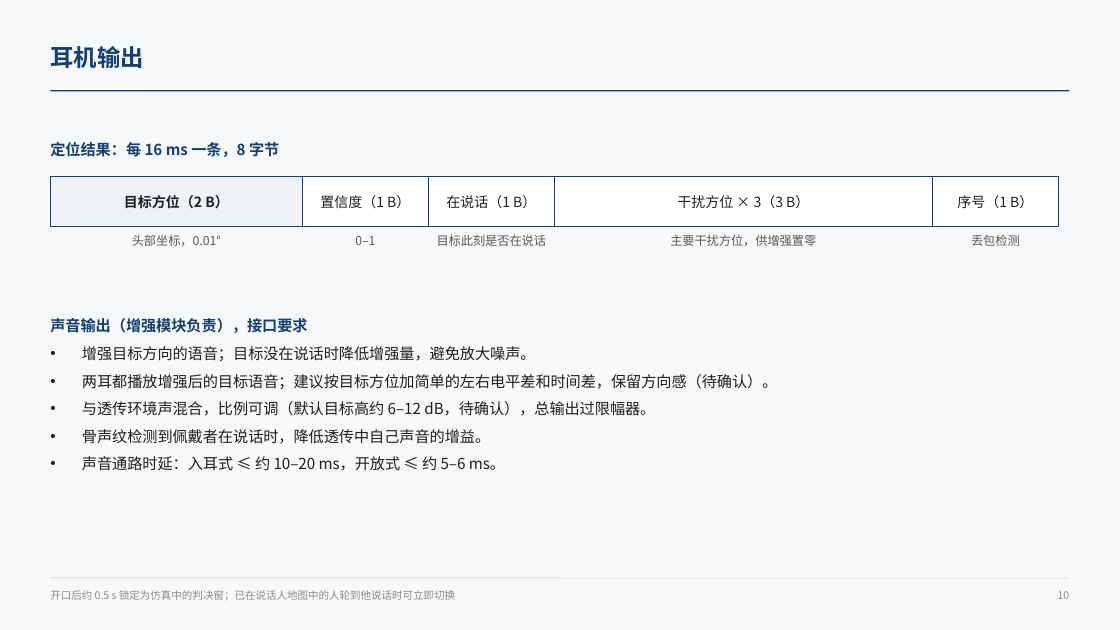
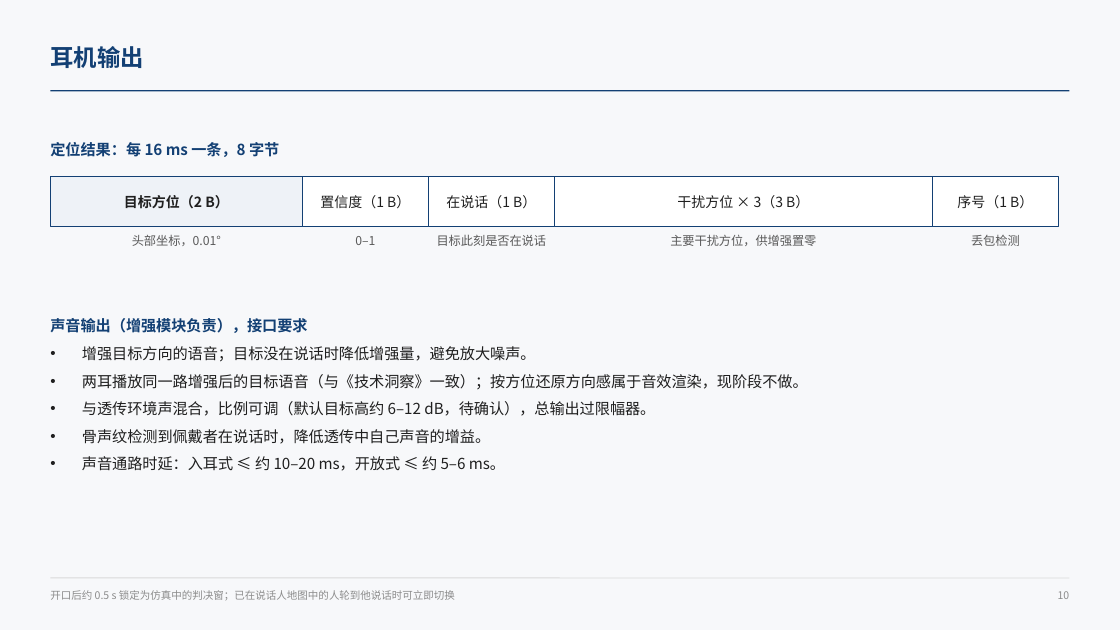
Before and after one commit to ZeroFoxxi/ssl-scene1, a slide deck: slide 10 of 02_耳机声源定位/耳机摄像头听觉辅助_整体设计方案.pptx. Drawn at 1120x630 pixels with LibreOffice and Linux fonts; fonts in the diff are those of the drawing. Boxes give left, top, right and bottom in pixels: in the first picture for what was removed or moved away, otherwise in the second. Text is boxed around its words. In the diff, an @@ line names an element or a change of style, - is before the commit and + after.

```diff
--- a/02_耳机声源定位/耳机摄像头听觉辅助_整体设计方案.pptx
+++ b/02_耳机声源定位/耳机摄像头听觉辅助_整体设计方案.pptx
@@ text at [82,374,808,390]: text changed @@
-• 两耳都播放增强后的目标语音；建议按目标方位加简单的左右电平差和时间差，保留方向感（待确认）。
+• 两耳播放同一路增强后的目标语音（与《技术洞察》一致）；按方位还原方向感属于音效渲染，现阶段不做。
```
Also in this commit, not shown: 4 other slides changed, 5 other files.
